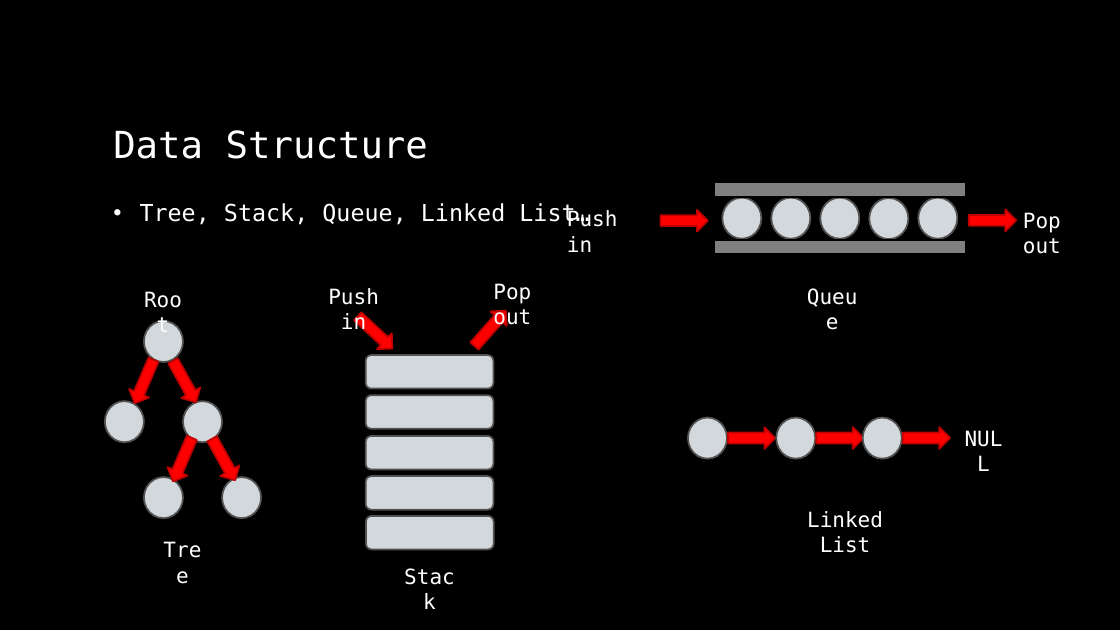
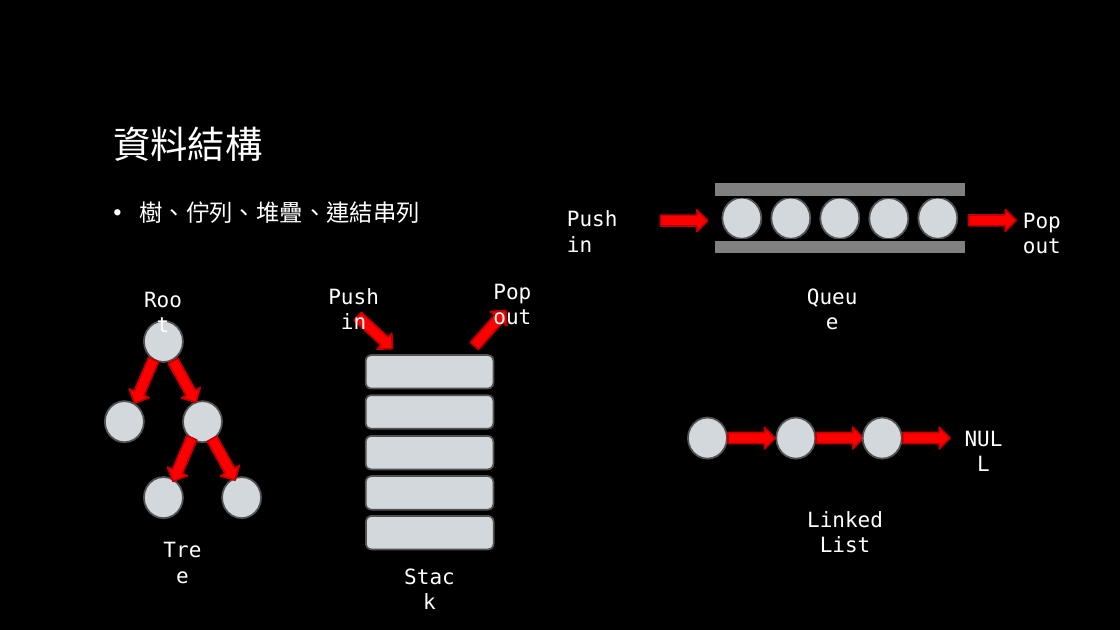
Before and after one commit to liuutin9/2023_summer_camp, a slide deck: slide 55 of 電機_C_Day_2.pptx. Drawn at 1120x630 pixels with LibreOffice and Linux fonts; fonts in the diff are those of the drawing; background and template pictures are left out. Boxes give left, top, right and bottom in pixels: in the first picture for what was removed or moved away, otherwise in the second. Text is boxed around its words. In the diff, an @@ line names an element or a change of style, - is before the commit and + after.

```diff
--- a/電機_C_Day_2.pptx
+++ b/電機_C_Day_2.pptx
@@ title at (113, 126, 262, 161): text changed; font DejaVu Sans Mono to Noto Sans CJK SC @@
-Data Structure
+資料結構
@@ text at (140, 201, 420, 223): text changed; font DejaVu Sans Mono to Noto Sans CJK SC @@
-• Tree, Stack, Queue, Linked List…
+• 樹、佇列、堆疊、連結串列
```
Also in this commit, not shown: 11 other slides changed.
